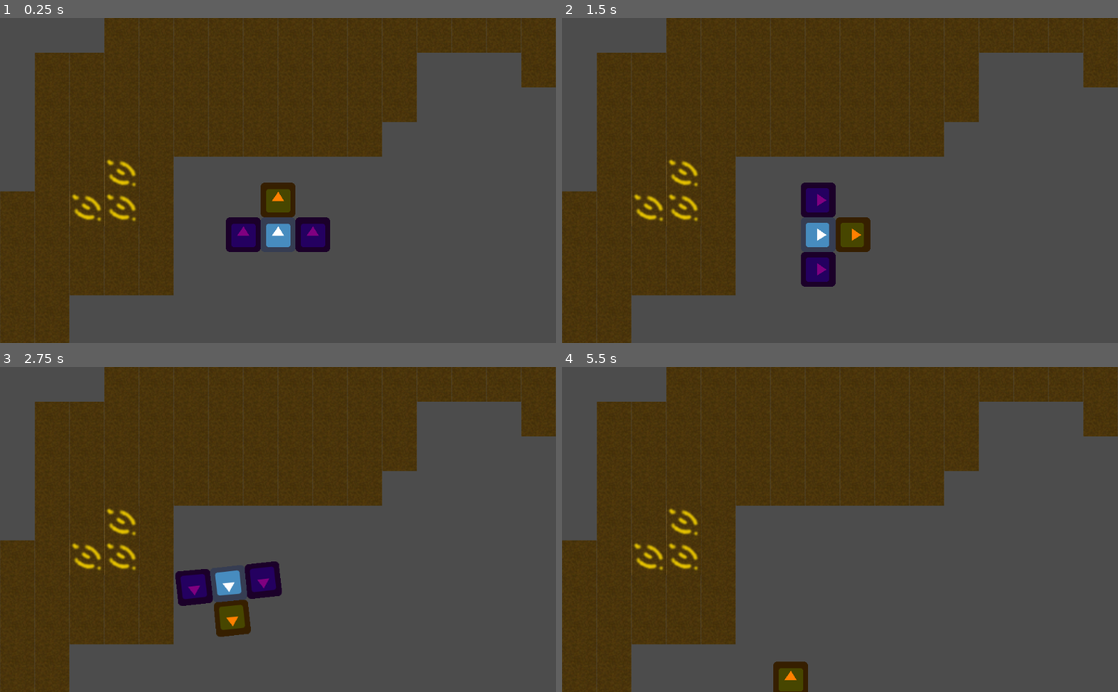
Above: before the commit, frames 1-4 (two rows, left to right).
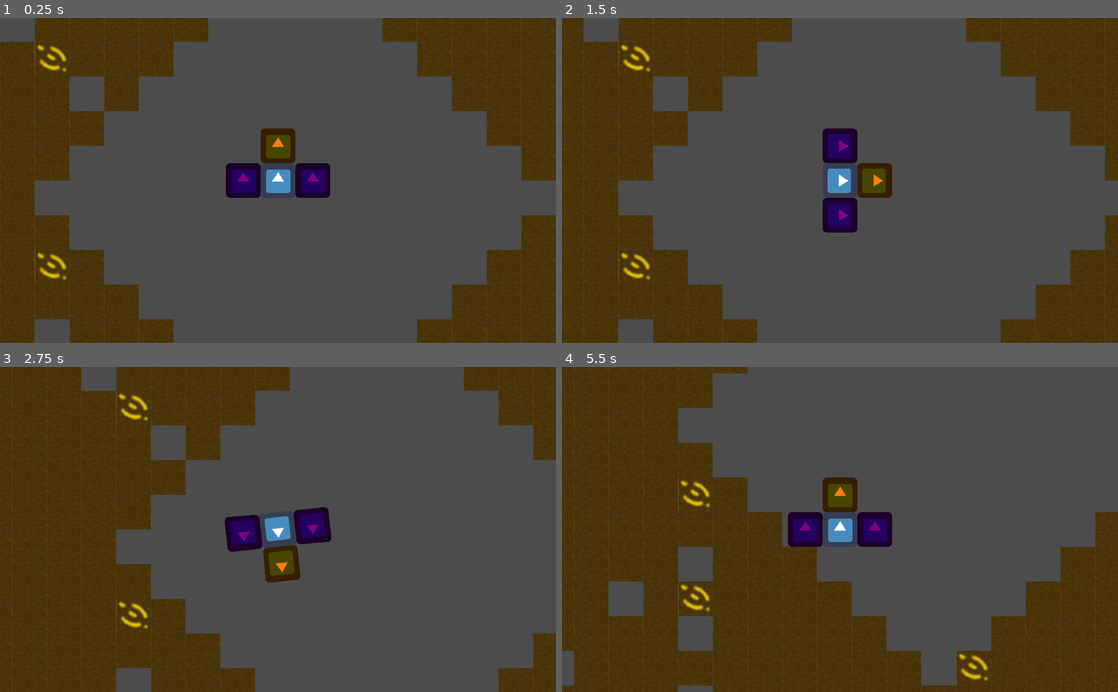
Above: after the commit, the same moments.

Repository: HedgeLizards/minor
Game: Godot game, scene res://scenes/Main.tscn
The game is run twice, just before and just after one commit, with the same random seed, the same clock (stepped at 60 frames per second) and the same inputs. The engine's default icon, where the game draws it, is replaced by a stand-in: a white triangle on a blue panel in a dark square.
Inputs:
- Up to frame 1 (0.25 s): no input
- Up to frame 2 (1.5 s): tap Enter at 0.5 s; hold D (turnright) 0.53-1.28 s; hold Down (backward) from 1.28 s (still down)
- Up to frame 3 (2.75 s): release Down (backward) at 2.03 s; hold D (turnright) from 2.03 s (still down)
- Up to frame 4 (5.5 s): release D (turnright) at 2.78 s; hold Up (forward) 2.78-3.53 s; hold Left (turnleft) 3.53-5.03 s; hold Down (backward) from 5.03 s (still down)

The runs differ from the first frame. In frame 1, 50% of the frame differs, in the area x 0-100%, y 0-100%; in frame 2, 44%; in frame 3, 34%; in frame 4, 55%.

Commit message:
procedural map

Diff:
--- a/assets/tileset.tres
+++ b/assets/tileset.tres
@@ -1,63 +1,53 @@
-[gd_resource type="TileSet" load_steps=6 format=2]
+[gd_resource type="TileSet" load_steps=4 format=2]
 
 [ext_resource path="res://assets/tiles.png" type="Texture" id=1]
 
-[sub_resource type="ConvexPolygonShape2D" id=1]
+[sub_resource type="ConvexPolygonShape2D" id=5]
 points = PoolVector2Array( 32, 32, 0, 32, 0, 0, 32, 0 )
 
-[sub_resource type="ConvexPolygonShape2D" id=2]
-points = PoolVector2Array( 32, 32, 0, 32, 0, 0, 32, 0 )
-
-[sub_resource type="ConvexPolygonShape2D" id=3]
-points = PoolVector2Array( 32, 32, 0, 32, 0, 0, 32, 0 )
-
-[sub_resource type="ConvexPolygonShape2D" id=4]
+[sub_resource type="ConvexPolygonShape2D" id=6]
 points = PoolVector2Array( 32, 32, 0, 32, 0, 0, 32, 0 )
 
 [resource]
-0/name = "tiles.png 0"
-0/texture = ExtResource( 1 )
-0/tex_offset = Vector2( 0, 0 )
-0/modulate = Color( 1, 1, 1, 1 )
-0/region = Rect2( 0, 0, 128, 64 )
-0/tile_mode = 2
-0/autotile/icon_coordinate = Vector2( 0, 0 )
-0/autotile/tile_size = Vector2( 32, 32 )
-0/autotile/spacing = 0
-0/autotile/occluder_map = [  ]
-0/autotile/navpoly_map = [  ]
-0/autotile/priority_map = [  ]
-0/autotile/z_index_map = [  ]
-0/occluder_offset = Vector2( 0, 0 )
-0/navigation_offset = Vector2( 0, 0 )
-0/shape_offset = Vector2( 0, 0 )
-0/shape_transform = Transform2D( 1, 0, 0, 1, 0, 0 )
-0/shape = SubResource( 1 )
-0/shape_one_way = false
-0/shape_one_way_margin = 1.0
-0/shapes = [ {
-"autotile_coord": Vector2( 1, 0 ),
+1/name = "tiles.png 1"
+1/texture = ExtResource( 1 )
+1/tex_offset = Vector2( 0, 0 )
+1/modulate = Color( 1, 1, 1, 1 )
+1/region = Rect2( 32, 0, 32, 32 )
+1/tile_mode = 0
+1/occluder_offset = Vector2( 0, 0 )
+1/navigation_offset = Vector2( 0, 0 )
+1/shape_offset = Vector2( 0, 0 )
+1/shape_transform = Transform2D( 1, 0, 0, 1, 0, 0 )
+1/shape = SubResource( 5 )
+1/shape_one_way = false
+1/shape_one_way_margin = 1.0
+1/shapes = [ {
+"autotile_coord": Vector2( 0, 0 ),
 "one_way": false,
 "one_way_margin": 1.0,
-"shape": SubResource( 1 ),
+"shape": SubResource( 5 ),
 "shape_transform": Transform2D( 1, 0, 0, 1, 0, 0 )
-}, {
-"autotile_coord": Vector2( 2, 0 ),
+} ]
+1/z_index = 0
+2/name = "tiles.png 2"
+2/texture = ExtResource( 1 )
+2/tex_offset = Vector2( 0, 0 )
+2/modulate = Color( 1, 1, 1, 1 )
+2/region = Rect2( 32, 32, 32, 32 )
+2/tile_mode = 0
+2/occluder_offset = Vector2( 0, 0 )
+2/navigation_offset = Vector2( 0, 0 )
+2/shape_offset = Vector2( 0, 0 )
+2/shape_transform = Transform2D( 1, 0, 0, 1, 0, 0 )
+2/shape = SubResource( 6 )
+2/shape_one_way = false
+2/shape_one_way_margin = 1.0
+2/shapes = [ {
+"autotile_coord": Vector2( 0, 0 ),
 "one_way": false,
 "one_way_margin": 1.0,
-"shape": SubResource( 2 ),
-"shape_transform": Transform2D( 1, 0, 0, 1, 0, 0 )
-}, {
-"autotile_coord": Vector2( 1, 1 ),
-"one_way": false,
-"one_way_margin": 1.0,
-"shape": SubResource( 3 ),
-"shape_transform": Transform2D( 1, 0, 0, 1, 0, 0 )
-}, {
-"autotile_coord": Vector2( 2, 1 ),
-"one_way": false,
-"one_way_margin": 1.0,
-"shape": SubResource( 4 ),
+"shape": SubResource( 6 ),
 "shape_transform": Transform2D( 1, 0, 0, 1, 0, 0 )
 } ]
-0/z_index = 0
+2/z_index = 0
--- a/scenes/Main.tscn
+++ b/scenes/Main.tscn
@@ -10,11 +10,14 @@
 scale = Vector2( 2, 2 )
 tile_set = ExtResource( 2 )
 cell_size = Vector2( 32, 32 )
+show_collision = true
 collision_layer = 3
 collision_mask = 0
 format = 1
-tile_data = PoolIntArray( 3, 0, 1, 4, 0, 1, 5, 0, 1, 6, 0, 1, 7, 0 …(2798 unchanged characters)…
+tile_data = PoolIntArray( 0, 0, 1, 1, 0, 65537, 3, 0, 1, 4, 0, 1, 5, 0, 1, 6, 0, 1, 7, 0 …(2798 unchanged characters)…
 script = ExtResource( 3 )
 
 [node name="Vehicle" parent="." instance=ExtResource( 1 )]
-position = Vector2( 512, 400 )
+
+[node name="Camera2D" type="Camera2D" parent="Vehicle"]
+current = true
--- a/scripts/WorldTiles.gd
+++ b/scripts/WorldTiles.gd
@@ -5,10 +5,28 @@
 # var a = 2
 # var b = "text"
 
+const EMPTY = -1
+const GROUND = 1
+const GOLD = 2
+
+var filling = repeat(EMPTY, 5) + repeat(GROUND, 50) + repeat(GOLD, 1)
+
+func repeat(val, n):
+	var arr = []
+	for i in range(n):
+		arr.append(val)
+	return arr
 
 # Called when the node enters the scene tree for the first time.
 func _ready():
-	pass # Replace with function body.
+	self.clear()
+
+	for x in range(-100, 100):
+		for y in range(-100, 100):
+			if abs(x) + abs(y) < 8:
+				continue
+			var tile = filling[randi() % len(filling)]
+			self.set_cell(x, y, tile)
 
 
 func _process(delta):
@@ -16,4 +34,4 @@
 	for drill in drills:
 		var local_position = self.to_local(drill.global_position)
 		var map_position = self.world_to_map(local_position)
-		self.set_cell(map_position.x, map_position.y, -1)
+		self.set_cellv(map_position, EMPTY)
Binary file changed: assets/tiles.png
